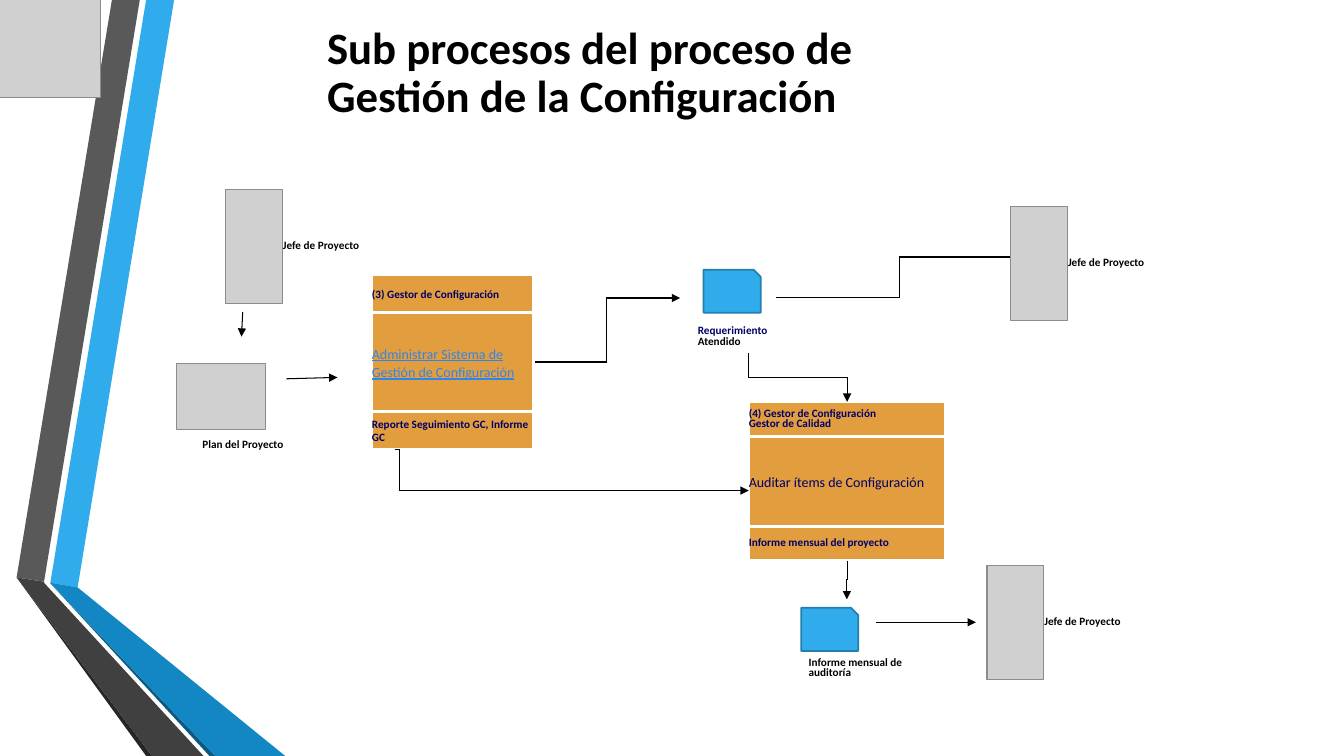
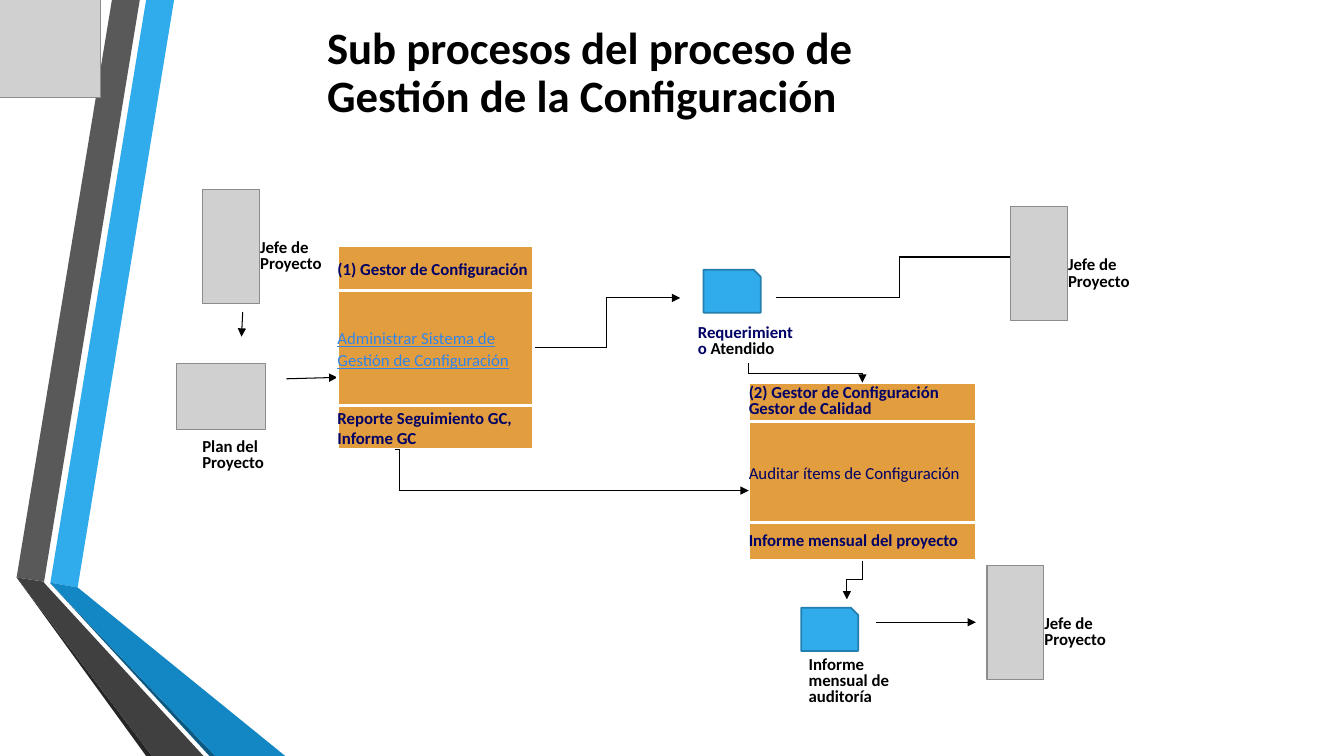
Before and after one commit to MikeCR309/JJM-INVENTARLINE, a slide deck: slide 13 of Area de proceso Gestion Configuracion/PGC_V1.0_2015 Proceso de Gestion de Configuracion.pptx. Drawn at 1344x756 pixels with LibreOffice and Linux fonts; fonts in the diff are those of the drawing; grey boxes stand for pictures; background and template pictures are left out. Boxes give left, top, right and bottom in pixels: in the first picture for what was removed or moved away, otherwise in the second. Text is boxed around its words. In the diff, an @@ line names an element or a change of style, - is before the commit and + after.

```diff
--- a/Area de proceso Gestion Configuracion/PGC_V1.0_2015 Proceso de Gestion de Configuracion.pptx
+++ b/Area de proceso Gestion Configuracion/PGC_V1.0_2015 Proceso de Gestion de Configuracion.pptx
@@ picture: place and size @@
-picture at bbox=[226, 190, 283, 303]
+picture at bbox=[203, 190, 260, 303]
@@ size 8 to 12 pt; more space between paragraphs in 6 elements at bbox=[711, 342, 775, 354], bbox=[202, 440, 264, 471], bbox=[1044, 617, 1106, 648], bbox=[1068, 258, 1130, 290], bbox=[809, 658, 889, 702], bbox=[260, 241, 322, 272] @@
@@ text "Jefe de Proyecto": place and size @@
-text "Jefe de Proyecto" at bbox=[283, 241, 359, 251]
+text "Jefe de Proyecto" at bbox=[260, 241, 322, 272]
@@ text in rectangle at bbox=[337, 261, 527, 279]: text changed; size 8 to 12 pt @@
-(3) Gestor de Configuración
+(1) Gestor de Configuración
@@ rectangle "(1) Gestor de Configuración": place and size @@
-rectangle "(1) Gestor de Configuración" at bbox=[372, 274, 533, 313]
+rectangle "(1) Gestor de Configuración" at bbox=[338, 246, 534, 290]
@@ rectangle "Administrar Sistema de Gestión de ..." at bbox=[338, 290, 534, 406]: size 10 to 12 pt @@
@@ rectangle "Administrar Sistema de Gestión de ...": place and size @@
-rectangle "Administrar Sistema de Gestión de ..." at bbox=[372, 313, 533, 412]
+rectangle "Administrar Sistema de Gestión de ..." at bbox=[338, 290, 534, 406]
@@ elbow arrow moved from (533, 362) - (681, 298) to (533, 348) - (681, 298) @@
@@ text in rectangle at bbox=[749, 385, 939, 403]: text changed; size 8 to 12 pt @@
-(4) Gestor de Configuración
+(2) Gestor de Configuración
@@ rectangle "(2) Gestor de Configuración": place and size @@
-rectangle "(2) Gestor de Configuración" at bbox=[749, 402, 946, 437]
+rectangle "(2) Gestor de Configuración" at bbox=[749, 383, 976, 422]
@@ elbow arrow moved from (749, 353) - (847, 402) to (749, 364) - (863, 383) @@
@@ rectangle "Reporte Seguimiento GC, Informe GC" at bbox=[338, 406, 534, 450]: size 8 to 12 pt @@
@@ rectangle "Reporte Seguimiento GC, Informe GC": place and size @@
-rectangle "Reporte Seguimiento GC, Informe GC" at bbox=[372, 412, 533, 450]
+rectangle "Reporte Seguimiento GC, Informe GC" at bbox=[338, 406, 534, 450]
@@ text in rectangle at bbox=[749, 401, 872, 419]: size 8 to 12 pt in "Gestor de Calidad" @@
@@ rectangle "Auditar ítems de Configuración": place and size @@
-rectangle "Auditar ítems de Configuración" at bbox=[749, 437, 946, 527]
+rectangle "Auditar ítems de Configuración" at bbox=[749, 421, 976, 522]
@@ rectangle "Auditar ítems de Configuración" at bbox=[749, 421, 976, 522]: size 10 to 12 pt @@
@@ rectangle "Informe mensual del proyecto": place and size @@
-rectangle "Informe mensual del proyecto" at bbox=[749, 526, 946, 561]
+rectangle "Informe mensual del proyecto" at bbox=[749, 522, 976, 561]
@@ rectangle "Informe mensual del proyecto" at bbox=[749, 522, 976, 561]: size 8 to 12 pt @@
@@ elbow arrow moved from (847, 561) - (847, 600) to (863, 561) - (847, 600) @@
```
Also in this commit, not shown: 5 other slides changed.
